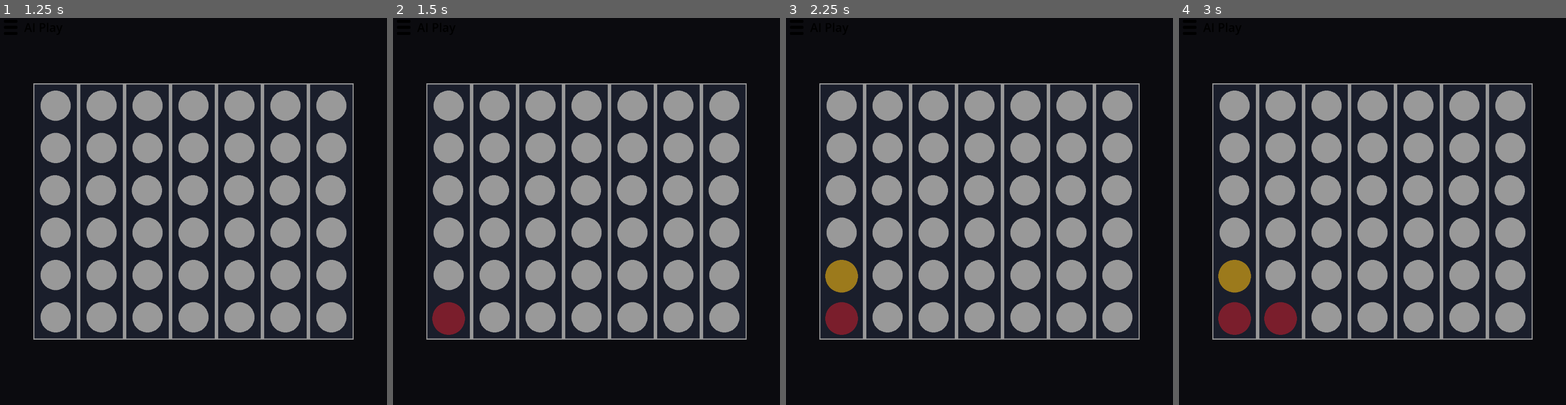
Above: before the commit, frames 1-4 (left to right).
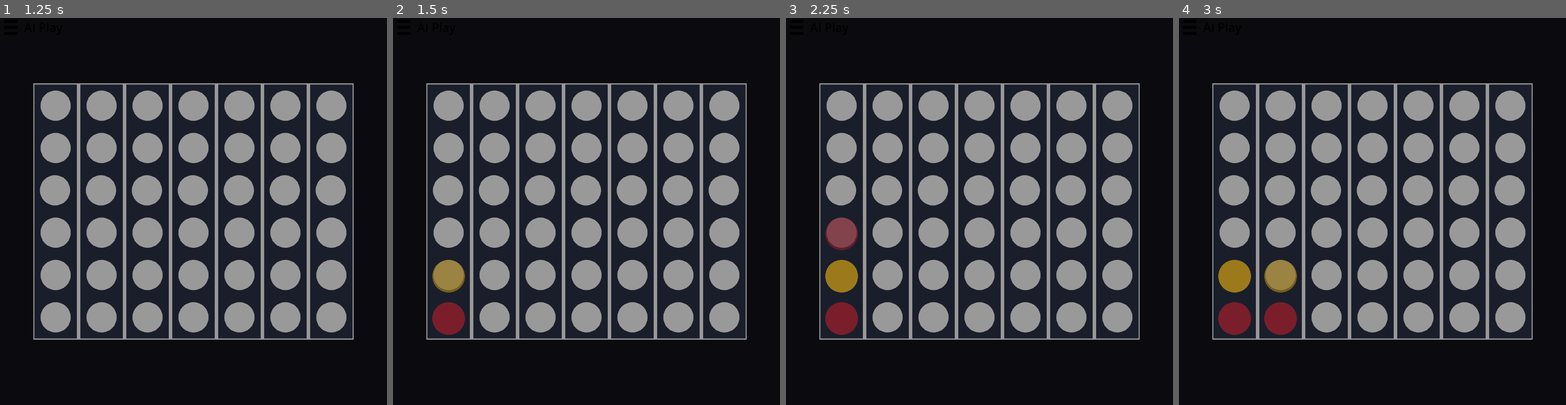
Above: after the commit, the same moments.

Repository: daniel-hartmann/gd-trabalho-01
Game: Godot game, scene res://main.tscn
The game is run twice, just before and just after one commit, with the same random seed, the same clock (stepped at 60 frames per second) and the same inputs. Sound files missing from this copy of the repository are replaced by a short silence.
Inputs (mouse positions are in pixels of both pictures, inside the frame that each line leads up to):
- Up to frame 1 (1.25 s): click "Two Players" at 0.5 s
- Up to frame 2 (1.5 s): click (447, 211) at 1.25 s
- Up to frame 3 (2.25 s): click (840, 211) at 2 s
- Up to frame 4 (3 s): click (1279, 211) at 2.75 s

Frame 1 is identical in both runs. In frame 2, 0.6% of the frame differs, in the area x 10-19%, y 62-71%; in frame 3, 0.6%; in frame 4, 0.6%.

Commit message:
Fixed difficulty and some ui bugs

Diff:
--- a/dh-connect-four/AI/GameGrid.gd
+++ b/dh-connect-four/AI/GameGrid.gd
@@ -12,7 +12,7 @@
 @export var grid: Array
 @export var player: String
 @export var _next_player: String
-@export var pesos: Array
+@export var pesos: Dictionary
 
 func _init():
 	self.grid = [
@@ -23,14 +23,32 @@
 		[EMPTY, EMPTY, EMPTY, EMPTY, EMPTY, EMPTY, EMPTY],
 		[EMPTY, EMPTY, EMPTY, EMPTY, EMPTY, EMPTY, EMPTY],
 	]
-	self.pesos = [
-		[2, 5, 8, 12, 8, 5, 2],
-		[5, 8, 10, 12, 10, 8, 5],
-		[5, 8, 12, 15, 12, 8, 5],
-		[5, 8, 12, 15, 12, 8, 5],
-		[5, 8, 10, 12, 10, 8, 5],
-		[2, 5, 8, 12, 8, 5, 2],
-	]
+	self.pesos = {
+		DIFFICULTY_EASY: [
+			[2, 5, 8, 8, 8, 5, 2],
+			[5, 8, 8, 8, 8, 8, 5],
+			[5, 8, 8, 8, 8, 8, 5],
+			[5, 8, 8, 8, 8, 8, 5],
+			[5, 8, 8, 8, 8, 8, 5],
+			[2, 5, 8, 8, 8, 5, 2],
+		],
+		DIFFICULTY_MEDIUM: [
+			[2, 5, 8, 12, 8, 5, 2],
+			[5, 8, 10, 12, 10, 8, 5],
+			[5, 8, 12, 15, 12, 8, 5],
+			[5, 8, 12, 15, 12, 8, 5],
+			[5, 8, 10, 12, 10, 8, 5],
+			[2, 5, 8, 12, 8, 5, 2],
+		],
+		DIFFICULTY_HARD: [
+			[2, 5, 8, 12, 8, 5, 2],
+			[5, 8, 10, 12, 10, 8, 5],
+			[5, 8, 12, 15, 12, 8, 5],
+			[5, 8, 12, 15, 12, 8, 5],
+			[5, 8, 10, 12, 10, 8, 5],
+			[2, 5, 8, 12, 8, 5, 2],
+		],
+	}
 	self.player = RED
 	self._next_player = YELLOW
 
@@ -55,12 +73,12 @@
 				if contador < 0:
 					contador = 0
 				contador += 1
-				eval += self.pesos[y][x]
+				eval += self.pesos[dificuldade][y][x]
 			elif self.grid[y][x] == self.next_player():
 				if contador > 0:
 					contador = 0
 				contador -= 1
-				eval -= self.pesos[y][x]
+				eval -= self.pesos[dificuldade][y][x]
 			else:
 				eval += evaluate_match(contador, dificuldade)
 				contador = 0
@@ -265,7 +283,7 @@
 	return eval
 
 func evaluate_match(n: int, dificuldade: String) -> float:
-	if dificuldade == "DIFICIL":
+	if dificuldade == DIFFICULTY_HARD:
 		match n:
 			2: return 10
 			3: return 50
@@ -274,7 +292,7 @@
 			-3: return -80
 			-4: return -1000
 			_: return 0
-	elif dificuldade == "MEDIO":
+	elif dificuldade == DIFFICULTY_MEDIUM:
 		match n:
 			2: return 15
 			3: return 80
@@ -283,7 +301,7 @@
 			-3: return -50
 			-4: return -1000
 			_: return 0
-	else:
+	else: # DIFFICULTY_EASY
 		match n:
 			2: return 10
 			3: return 50
--- a/dh-connect-four/AI/MiniMaxPoda.gd
+++ b/dh-connect-four/AI/MiniMaxPoda.gd
@@ -6,9 +6,16 @@
 
 const INFINITO: int = 99999
 var PROF_MAX: int = 5
+var PROFUNDIDADES = {
+	GAME_GRID.DIFFICULTY_EASY: 1,
+	GAME_GRID.DIFFICULTY_MEDIUM: 4,
+	GAME_GRID.DIFFICULTY_HARD: 6,
+}
 
 func melhor_jogada(tabuleiro: GameGrid, jogador: String, dificuldade: String) -> Play:
-	var jogada: Play = minimax(tabuleiro, jogador, 1, -INFINITO, INFINITO, PROF_MAX, dificuldade)
+	var profundidade_maxima = PROFUNDIDADES.get(dificuldade)
+	print("===== profundidade_maxima: ", profundidade_maxima)
+	var jogada: Play = minimax(tabuleiro, jogador, 1, -INFINITO, INFINITO, profundidade_maxima, dificuldade)
 	#print("what", tabuleiro.evaluate(dificuldade))
 	return jogada
 
@@ -35,7 +42,7 @@
 
 		#print("Profundidade: ", profundidade, " tabuleiro: ", novo_tabuleiro.tabuleiro, " Jogador: ", jogador)
 		var novo_jog: String = tabuleiro.RED if jogador == tabuleiro.YELLOW else tabuleiro.YELLOW
-		var jogada: Play = minimax(novo_tabuleiro, novo_jog, profundidade + 1, alfa, beta, PROF_MAX, dificuldade)
+		var jogada: Play = minimax(novo_tabuleiro, novo_jog, profundidade + 1, alfa, beta, profundidadeMax, dificuldade)
 		jogada.movimento = movimento
 		#jogada.avaliacao = novo_tabuleiro.evaluate(dificuldade)
 
--- a/dh-connect-four/game.gd
+++ b/dh-connect-four/game.gd
@@ -58,6 +58,7 @@
 
 	# Schedule AI move
 	if game_type == "pvc" and not player1_is_red and game.current_player() == GAME_GRID.RED:
+		disable_buttons()
 		$Timer.start()
 
 
@@ -65,7 +66,6 @@
 	if game_type == "ai_demo" and not game_finished:
 		disable_buttons()
 		ai_move()
-		OS.delay_msec(100)
 
 
 func _setup_column_buttons():
@@ -128,6 +128,8 @@
 		# Schedule AI play
 		disable_buttons()
 		$Timer.start()
+	else:
+		play_preview_action(column_index, button)
 
 
 func _make_play(movement: Vector2) -> bool:
@@ -135,8 +137,6 @@
 
 		fx1.pitch_scale = randf_range(0.8, 1.0)
 		fx1.play()
-		#AudioManager.play_sound_effect(fx1)
-
 
 		var evaluation: float = game.evaluate(difficulty)
 
@@ -177,7 +177,14 @@
 func ai_move() -> void:
 	#disable_buttons()
 	var player: String = game.current_player()
-	var current_play: Play = mmp.melhor_jogada(game.duplicate(true), player, difficulty)
+	var current_play: Play
+
+	if difficulty == GAME_GRID.DIFFICULTY_EASY:
+		var possible_movements = game.jogadas_possiveis()
+		var evaluation = game.evaluate(difficulty)
+		current_play = Play.new(possible_movements[randi_range(0, len(possible_movements)-1)], evaluation)
+	else:
+		current_play = mmp.melhor_jogada(game.duplicate(true), player, difficulty)
 
 	print("AI movement: ", current_play.movimento)
 	print("AI evaluation: ", current_play.avaliacao)
@@ -213,6 +220,11 @@
 	# Close pause and result menu in case it's visible
 	$PauseContainer.visible = false
 	$ResultContainer.visible = false
+
+		# Schedule AI move
+	if game_type == "pvc" and not player1_is_red and game.current_player() == GAME_GRID.RED:
+		disable_buttons()
+		$Timer.start()
 
 func _config_result_menu_buttons():
 	$ResultContainer/VBoxContainer/HBoxContainer/RestartButton.connect("pressed", reset_game.bind())
@@ -229,8 +241,7 @@
 func toggle_pause_menu():
 	$PauseContainer.visible = !$PauseContainer.visible
 
-
 func _on_timer_timeout() -> void:
-	print("_on_timer_timeout")
-	ai_move()
-	enable_buttons()
+	if not game_finished:
+		ai_move()
+		enable_buttons()
--- a/dh-connect-four/game.tscn
+++ b/dh-connect-four/game.tscn
@@ -221,6 +221,7 @@
 text = "Quit to menu"
 
 [node name="Timer" type="Timer" parent="." unique_id=1444172805]
+wait_time = 0.1
 one_shot = true
 
 [node name="FX1" type="AudioStreamPlayer" parent="." unique_id=1145011419]
